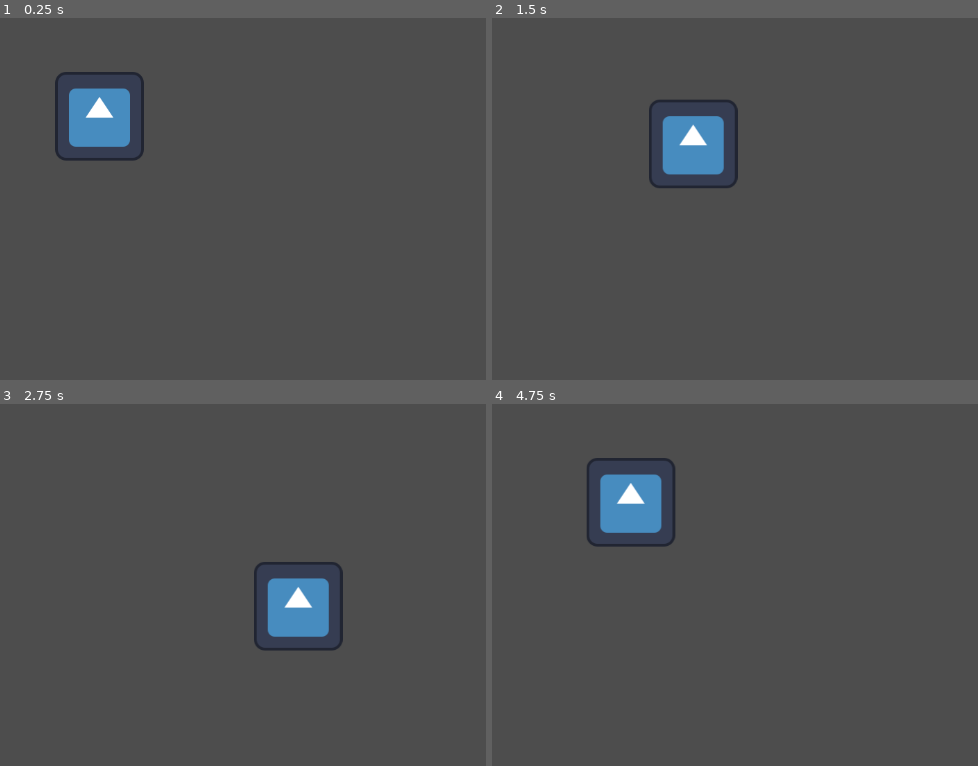
Above: before the commit, frames 1-4 (two rows, left to right).
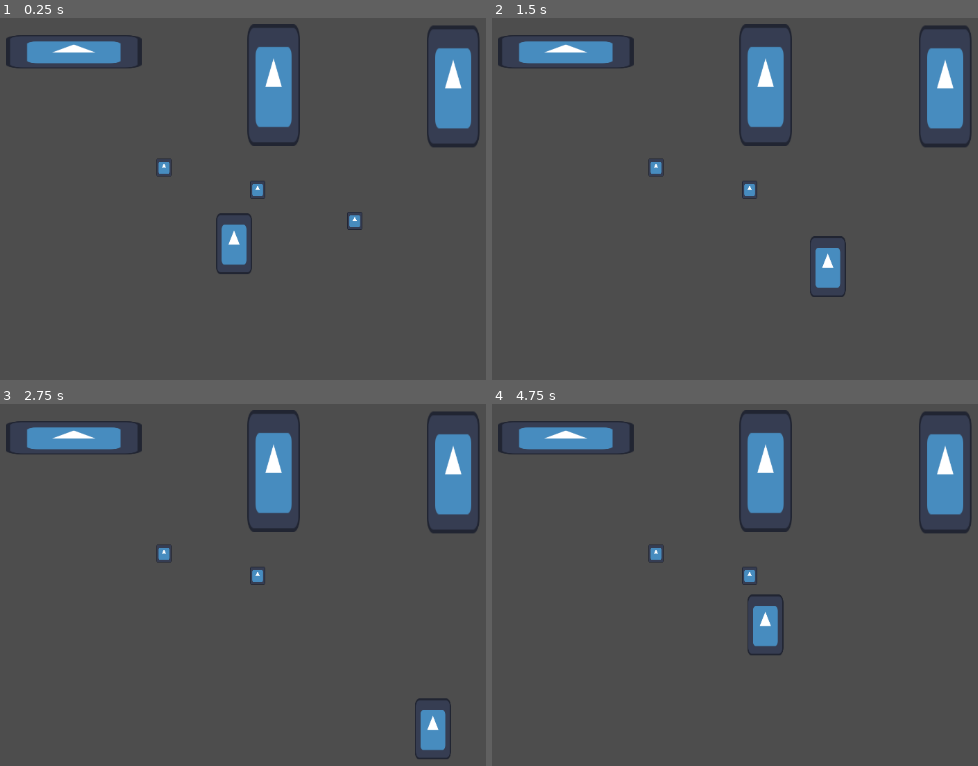
Above: after the commit, the same moments.

Repository: peterakerblom/hoblib
Game: Godot game, scene res://scenes/level.tscn
The game is run twice, just before and just after one commit, with the same random seed, the same clock (stepped at 60 frames per second) and the same inputs. The engine's default icon, where the game draws it, is replaced by a stand-in: a white triangle on a blue panel in a dark square.
Inputs:
- Up to frame 1 (0.25 s): no input
- Up to frame 2 (1.5 s): tap Enter at 0.5 s; hold Right (right) 0.53-1.28 s; tap E (interact, bound only after the commit) at 0.6, 1.35 s; hold Down (down) from 1.28 s (still down)
- Up to frame 3 (2.75 s): release Down (down) at 2.03 s; hold Right (right) from 2.03 s (still down); tap E (interact, bound only after the commit) at 2.1 s
- Up to frame 4 (4.75 s): release Right (right) at 2.78 s; hold Up (ui_up) 2.78-3.53 s; tap E (interact, bound only after the commit) at 2.85, 3.6, 4.35 s; hold Left (left) from 3.53 s (still down)

The runs differ from the first frame. In frame 1, 9.7% of the frame differs, in the area x 1-99%, y 1-71%; in frame 2, 9.6%; in frame 3, 9.6%; in frame 4, 9.6%.

Commit message:
feat: interact items, inventory

Diff:
--- a/global/enums.gd
+++ b/global/enums.gd
@@ -1,3 +1,3 @@
 extends Node
 
-enum State {IDLE, WALK}
+enum State {IDLE, WALK, INTERACT}
--- a/project.godot
+++ b/project.godot
@@ -19,6 +19,10 @@
 
 Enums="*res://global/enums.gd"
 Data="*res://global/data.gd"
+
+[global_group]
+
+player=""
 
 [input]
 
@@ -46,3 +50,10 @@
 , Object(InputEventKey,"resource_local_to_scene":false,"resource_name":"","device":-1,"window_id":0,"alt_pressed":false …(182 unchanged characters)…
 ]
 }
+interact={
+"deadzone": 0.5,
+"events": [Object(InputEventKey,"resource_local_to_scene":false,"resource_name":"","device":-1,"window_id":0,"alt_pressed":false,"shift_pressed":false,"ctrl_pressed":false,"meta_pressed":false,"pressed":false,"keycode":0,"physical_keycode":69,"key_label":0,"unicode":101,"location":0,"echo":false,"script":null)
+, Object(InputEventKey,"resource_local_to_scene":false,"resource_name":"","device":-1,"window_id":0,"alt_pressed":false,"shift_pressed":false,"ctrl_pressed":false,"meta_pressed":false,"pressed":false,"keycode":0,"physical_keycode":32,"key_label":0,"unicode":32,"location":0,"echo":false,"script":null)
+, Object(InputEventKey,"resource_local_to_scene":false,"resource_name":"","device":-1,"window_id":0,"alt_pressed":false,"shift_pressed":false,"ctrl_pressed":false,"meta_pressed":false,"pressed":false,"keycode":0,"physical_keycode":4194309,"key_label":0,"unicode":0,"location":0,"echo":false,"script":null)
+]
+}
--- /dev/null
+++ b/scenes/interactables/book_pickup.tscn
@@ -0,0 +1,17 @@
+[gd_scene load_steps=4 format=3 uid="uid://bprhvjfh1d5yy"]
+
+[ext_resource type="Script" path="res://scripts/interactables/book_pickup.gd" id="1_vgnvu"]
+[ext_resource type="Texture2D" uid="uid://bq62m1kbjngra" path="res://icon.svg" id="2_xsffd"]
+
+[sub_resource type="RectangleShape2D" id="RectangleShape2D_l33ru"]
+size = Vector2(20, 24)
+
+[node name="BookPickup" type="Area2D"]
+script = ExtResource("1_vgnvu")
+
+[node name="Sprite2D" type="Sprite2D" parent="."]
+scale = Vector2(0.171875, 0.203125)
+texture = ExtResource("2_xsffd")
+
+[node name="CollisionShape2D" type="CollisionShape2D" parent="."]
+shape = SubResource("RectangleShape2D_l33ru")
--- /dev/null
+++ b/scenes/interactables/bookshelf.tscn
@@ -0,0 +1,26 @@
+[gd_scene load_steps=5 format=3 uid="uid://c7wqa8xl3a25h"]
+
+[ext_resource type="Script" path="res://scripts/interactables/bookshelf.gd" id="1_70u5a"]
+[ext_resource type="Texture2D" uid="uid://bq62m1kbjngra" path="res://icon.svg" id="1_m28qe"]
+
+[sub_resource type="RectangleShape2D" id="RectangleShape2D_tdjwy"]
+size = Vector2(66.5, 26.5)
+
+[sub_resource type="RectangleShape2D" id="RectangleShape2D_bpojt"]
+size = Vector2(66, 166)
+
+[node name="Bookshelf" type="Area2D"]
+script = ExtResource("1_70u5a")
+
+[node name="InteractZone" type="CollisionShape2D" parent="."]
+position = Vector2(0, 97)
+shape = SubResource("RectangleShape2D_tdjwy")
+
+[node name="Sprite2D" type="Sprite2D" parent="."]
+scale = Vector2(0.59375, 1.375)
+texture = ExtResource("1_m28qe")
+
+[node name="StaticBody2D" type="StaticBody2D" parent="."]
+
+[node name="CollisionShape2D" type="CollisionShape2D" parent="StaticBody2D"]
+shape = SubResource("RectangleShape2D_bpojt")
--- /dev/null
+++ b/scenes/interactables/fireplace.tscn
@@ -0,0 +1,26 @@
+[gd_scene load_steps=5 format=3 uid="uid://cwjxpvnifk5ur"]
+
+[ext_resource type="Script" path="res://scripts/interactables/fireplace.gd" id="1_h4hxb"]
+[ext_resource type="Texture2D" uid="uid://bq62m1kbjngra" path="res://icon.svg" id="2_iidga"]
+
+[sub_resource type="RectangleShape2D" id="RectangleShape2D_wy0o1"]
+size = Vector2(194, 12)
+
+[sub_resource type="RectangleShape2D" id="RectangleShape2D_oyg2d"]
+size = Vector2(192, 44)
+
+[node name="Fireplace" type="Area2D"]
+script = ExtResource("1_h4hxb")
+
+[node name="InteractZone" type="CollisionShape2D" parent="."]
+position = Vector2(0, 31)
+shape = SubResource("RectangleShape2D_wy0o1")
+
+[node name="Sprite2D" type="Sprite2D" parent="."]
+scale = Vector2(1.53125, 0.375)
+texture = ExtResource("2_iidga")
+
+[node name="StaticBody2D" type="StaticBody2D" parent="."]
+
+[node name="CollisionShape2D" type="CollisionShape2D" parent="StaticBody2D"]
+shape = SubResource("RectangleShape2D_oyg2d")
--- a/scenes/level.tscn
+++ b/scenes/level.tscn
@@ -1,8 +1,29 @@
-[gd_scene load_steps=2 format=3 uid="uid://bdgtwvlxpmmco"]
+[gd_scene load_steps=5 format=3 uid="uid://bdgtwvlxpmmco"]
 
-[ext_resource type="PackedScene" uid="uid://y8nkr4q7j845" path="res://scenes/player.tscn" id="1_85457"]
+[ext_resource type="PackedScene" uid="uid://y8nkr4q7j845" path="res://scenes/player/player.tscn" id="1_85457"]
+[ext_resource type="PackedScene" uid="uid://c7wqa8xl3a25h" path="res://scenes/interactables/bookshelf.tscn" id="2_25ivq"]
+[ext_resource type="PackedScene" uid="uid://bprhvjfh1d5yy" path="res://scenes/interactables/book_pickup.tscn" id="3_sriv0"]
+[ext_resource type="PackedScene" uid="uid://cwjxpvnifk5ur" path="res://scenes/interactables/fireplace.tscn" id="4_wn6kq"]
 
 [node name="Level" type="Node2D"]
 
+[node name="BookPickup" parent="." instance=ExtResource("3_sriv0")]
+position = Vector2(432, 255)
+
+[node name="BookPickup2" parent="." instance=ExtResource("3_sriv0")]
+position = Vector2(297, 223)
+
+[node name="BookPickup3" parent="." instance=ExtResource("3_sriv0")]
+position = Vector2(572, 300)
+
+[node name="Bookshelf" parent="." instance=ExtResource("2_25ivq")]
+position = Vector2(455, 104)
+
+[node name="Bookshelf2" parent="." instance=ExtResource("2_25ivq")]
+position = Vector2(714, 106)
+
 [node name="Player" parent="." instance=ExtResource("1_85457")]
-position = Vector2(204, 149)
+position = Vector2(398, 333)
+
+[node name="Fireplace" parent="." instance=ExtResource("4_wn6kq")]
+position = Vector2(167, 56)
--- a/scenes/player.tscn
+++ /dev/null
@@ -1,17 +0,0 @@
-[gd_scene load_steps=4 format=3 uid="uid://y8nkr4q7j845"]
-
-[ext_resource type="Texture2D" uid="uid://bq62m1kbjngra" path="res://icon.svg" id="1_0lp4s"]
-[ext_resource type="Script" path="res://scripts/player.gd" id="1_2y3sd"]
-
-[sub_resource type="CapsuleShape2D" id="CapsuleShape2D_44bbt"]
-radius = 36.0
-height = 124.0
-
-[node name="Player" type="CharacterBody2D"]
-script = ExtResource("1_2y3sd")
-
-[node name="Sprite2D" type="Sprite2D" parent="."]
-texture = ExtResource("1_0lp4s")
-
-[node name="CollisionShape2D" type="CollisionShape2D" parent="."]
-shape = SubResource("CapsuleShape2D_44bbt")
--- /dev/null
+++ b/scenes/player/inventory.tscn
@@ -0,0 +1,6 @@
+[gd_scene load_steps=2 format=3 uid="uid://buwpkd4svf0hb"]
+
+[ext_resource type="Script" path="res://scripts/player/inventory.gd" id="1_5uuhi"]
+
+[node name="Inventory" type="Node"]
+script = ExtResource("1_5uuhi")
--- /dev/null
+++ b/scenes/player/player.tscn
@@ -0,0 +1,32 @@
+[gd_scene load_steps=6 format=3 uid="uid://y8nkr4q7j845"]
+
+[ext_resource type="Texture2D" uid="uid://bq62m1kbjngra" path="res://icon.svg" id="1_0lp4s"]
+[ext_resource type="Script" path="res://scripts/player/player.gd" id="1_2y3sd"]
+[ext_resource type="PackedScene" uid="uid://buwpkd4svf0hb" path="res://scenes/player/inventory.tscn" id="2_uhlx1"]
+
+[sub_resource type="CapsuleShape2D" id="CapsuleShape2D_44bbt"]
+radius = 19.0
+height = 64.0
+
+[sub_resource type="CircleShape2D" id="CircleShape2D_6cfio"]
+radius = 42.0
+
+[node name="Player" type="CharacterBody2D" groups=["player"]]
+script = ExtResource("1_2y3sd")
+
+[node name="Inventory" parent="." instance=ExtResource("2_uhlx1")]
+
+[node name="Sprite2D" type="Sprite2D" parent="."]
+scale = Vector2(0.40625, 0.6875)
+texture = ExtResource("1_0lp4s")
+
+[node name="CollisionShape2D" type="CollisionShape2D" parent="."]
+shape = SubResource("CapsuleShape2D_44bbt")
+
+[node name="InteractionArea" type="Area2D" parent="."]
+
+[node name="CollisionShape2D" type="CollisionShape2D" parent="InteractionArea"]
+shape = SubResource("CircleShape2D_6cfio")
+
+[connection signal="area_entered" from="InteractionArea" to="." method="_on_interaction_area_area_entered"]
+[connection signal="area_exited" from="InteractionArea" to="." method="_on_interaction_area_area_exited"]
--- /dev/null
+++ b/scripts/interactables/book_pickup.gd
@@ -0,0 +1,10 @@
+extends Interactable
+
+@export var book_resource := preload("res://scripts/items/book.gd")
+
+func interact():
+	print("Interacted with Book")
+	var book := book_resource.new()
+	var player: Player = get_tree().get_first_node_in_group("player")
+	player.inventory.add_item(book)
+	queue_free()
--- /dev/null
+++ b/scripts/interactables/bookshelf.gd
@@ -0,0 +1,22 @@
+extends Interactable
+
+
+# Called when the node enters the scene tree for the first time.
+func _ready() -> void:
+	pass # Replace with function body.
+
+
+# Called every frame. 'delta' is the elapsed time since the previous frame.
+func _process(delta: float) -> void:
+	pass
+
+
+func interact():
+	print("Interacted with bookshelf")
+	var player: Player = get_tree().get_first_node_in_group("player")
+	if player.inventory.has_item(Book):
+		var book: Book = player.inventory.get_item(Book)
+		player.inventory.remove_item(book)
+		print("Player retuned book to the bookshelf")
+	else:
+		print("Player has no book")
--- /dev/null
+++ b/scripts/interactables/fireplace.gd
@@ -0,0 +1,4 @@
+extends Interactable
+
+func interact():
+	print("Player is getting warm from the fire")
--- /dev/null
+++ b/scripts/interactables/interactable.gd
@@ -0,0 +1,5 @@
+extends Area2D
+class_name Interactable
+
+func interact():
+	pass
--- /dev/null
+++ b/scripts/items/book.gd
@@ -0,0 +1,2 @@
+extends Item
+class_name Book
--- /dev/null
+++ b/scripts/items/item.gd
@@ -0,0 +1,4 @@
+extends Node
+class_name Item
+
+@export var item_name := "Item"
--- a/scripts/player.gd
+++ /dev/null
@@ -1,32 +0,0 @@
-extends CharacterBody2D
-
-
-var speed = 200.0
-
-var current_state: PlayerState
-var states:= {}
-
-func _ready() -> void:
-	states = {
-		Enums.State.IDLE: preload("res://scripts/states/player_state_idle.gd").new(),
-		Enums.State.WALK: preload("res://scripts/states/player_state_walk.gd").new()
-	}
-	for state in states.values():
-		state.player = self
-		add_child(state)
-
-	change_state(Enums.State.IDLE)
-
-func _physics_process(delta: float) -> void:
-	current_state.physics_update(delta)
-	move_and_slide()
-
-func _process(delta):
-	current_state.update(delta)
-
-func change_state(state):
-	if current_state:
-		current_state.exit()
-	current_state = states[state]
-	current_state.enter()
-	print("Current state: " + current_state.name)
--- /dev/null
+++ b/scripts/player/inventory.gd
@@ -0,0 +1,22 @@
+extends Node
+class_name Inventory
+
+var items: Array[Item] = []
+
+func add_item(item: Item):
+	items.append(item)
+
+func remove_item(item: Item):
+	items.erase(item)
+
+func has_item(type: Script) -> bool:
+	for item in items:
+		if item.get_script() == type:
+			return true
+	return false
+
+func get_item(type: Script) -> Item:
+	for item in items:
+		if item.get_script() == type:
+			return item
+	return null
--- /dev/null
+++ b/scripts/player/player.gd
@@ -0,0 +1,50 @@
+extends CharacterBody2D
+class_name Player
+
+var speed = 200.0
+
+var current_state: PlayerState
+var states:= {}
+
+var interactable: Interactable
+
+@onready var inventory: Inventory = $Inventory
+
+func _ready() -> void:
+	$InteractionArea.area_entered.connect(_on_interaction_area_entered)
+	$InteractionArea.area_exited.connect(_on_interaction_area_exited)
+	states = {
+		Enums.State.IDLE: preload("res://scripts/states/player_state_idle.gd").new(),
+		Enums.State.WALK: preload("res://scripts/states/player_state_walk.gd").new(),
+		Enums.State.INTERACT: preload("res://scripts/states/player_state_interact.gd").new()
+	}
+	for state in states.values():
+		state.player = self
+		add_child(state)
+
+	change_state(Enums.State.IDLE)
+
+func _physics_process(delta: float) -> void:
+	current_state.physics_update(delta)
+	move_and_slide()
+
+func _process(delta):
+	current_state.update(delta)
+
+func change_state(state):
+	if current_state:
+		current_state.exit()
+	current_state = states[state]
+	current_state.enter()
+	print("Current state: " + current_state.state_name)
+
+
+
+func _on_interaction_area_entered(area: Area2D) -> void:
+	if area is Interactable:
+		interactable = area
+
+
+func _on_interaction_area_exited(area: Area2D) -> void:
+	if area is Interactable:
+		interactable = null
--- a/scripts/states/player_state_idle.gd
+++ b/scripts/states/player_state_idle.gd
@@ -12,9 +12,12 @@
 
 func physics_update(_delta) -> void:
 	var input_dir = Input.get_vector(
-		"ui_left", "ui_right",
-		"ui_up", "ui_down"
+		"left", "right",
+		"up", "down"
 	)
 
-	if input_dir != Vector2.ZERO:
+	if Input.is_action_just_pressed("interact") and player.interactable:
+		player.change_state(Enums.State.INTERACT)
+
+	elif input_dir != Vector2.ZERO:
 		player.change_state(Enums.State.WALK)
--- /dev/null
+++ b/scripts/states/player_state_interact.gd
@@ -0,0 +1,15 @@
+extends PlayerState
+
+func enter() -> void:
+	state_name = "interact"
+	player.velocity = Vector2.ZERO
+	player.interactable.interact()
+
+func exit() -> void:
+	pass
+
+func update(_delta) -> void:
+	pass
+
+func physics_update(_delta) -> void:
+	player.change_state(Enums.State.IDLE)
--- a/scripts/states/player_state_walk.gd
+++ b/scripts/states/player_state_walk.gd
@@ -12,11 +12,14 @@
 
 func physics_update(_delta):
 	var input_dir = Input.get_vector(
-		"ui_left", "ui_right",
-		"ui_up", "ui_down"
+		"left", "right",
+		"up", "down"
 	)
 
-	if input_dir == Vector2.ZERO:
+	if Input.is_action_just_pressed("interact") and player.interactable:
+		player.change_state(Enums.State.INTERACT)
+
+	elif input_dir == Vector2.ZERO:
 		player.change_state(Enums.State.IDLE)
 		return
 
Not shown, added: scenes/pla5D0B.tmp
Not shown, added: scenes/pla8208.tmp
